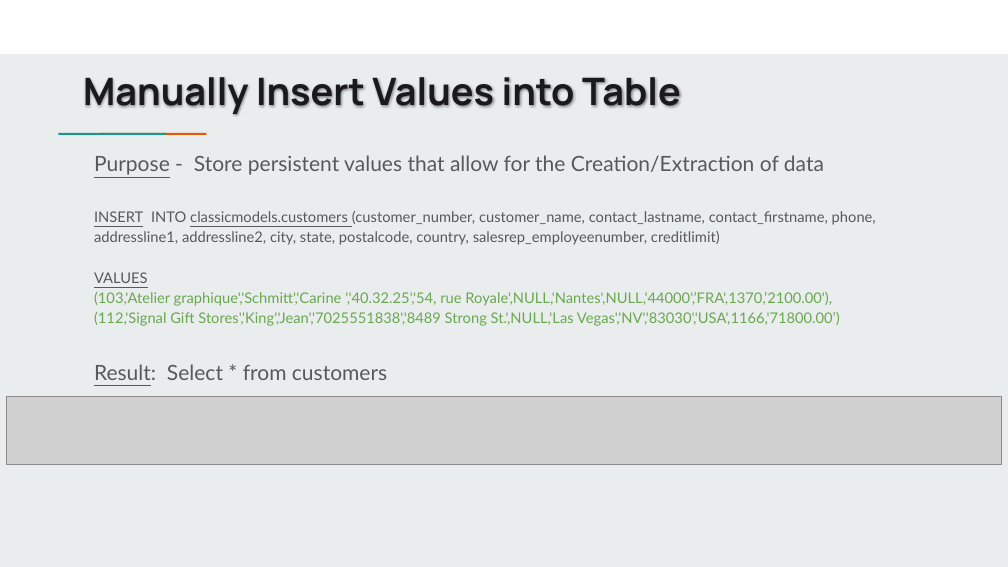
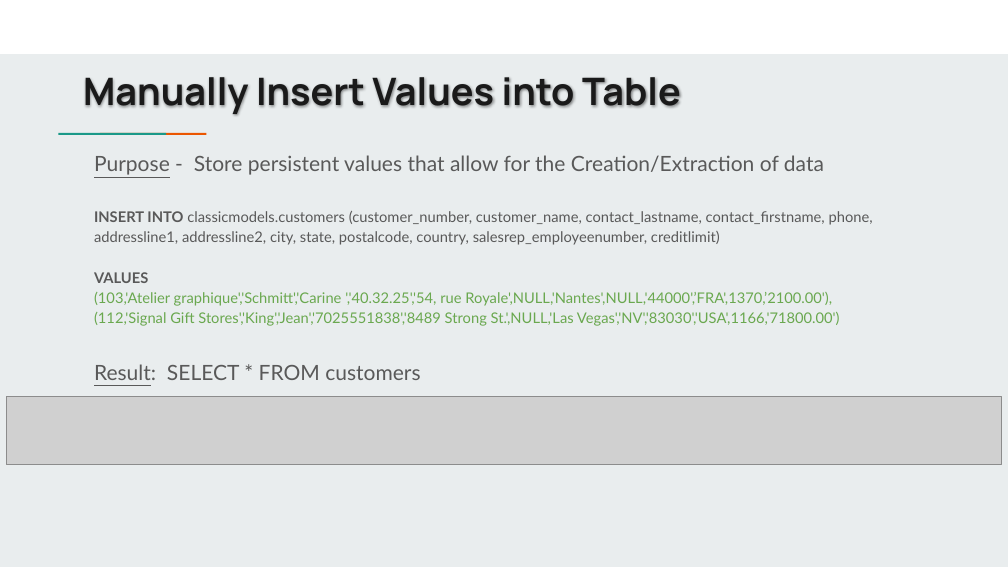
Before and after one commit to jbergmann56/OSDA-DataManipulationAndManagement, a slide deck: slide 9 of Lectures/(3) Extracting & Storing Data.pptx. Drawn at 1008x567 pixels with LibreOffice and Linux fonts; fonts in the diff are those of the drawing; grey boxes stand for pictures. Boxes give left, top, right and bottom in pixels: in the first picture for what was removed or moved away, otherwise in the second. Text is boxed around its words. In the diff, an @@ line names an element or a change of style, - is before the commit and + after.

Commit message:
class update 10.27.21

```diff
--- a/Lectures/(3) Extracting & Storing Data.pptx
+++ b/Lectures/(3) Extracting & Storing Data.pptx
@@ text at [94, 211, 873, 283]: bold on in "INSERT INTO", "VALUES"; underline off in "INSERT classicmodels.customers", "VALUES" @@
@@ text at [94, 312, 840, 380]: text changed @@
-(112,'Signal Gift Stores','King','Jean','7025551838','8489 Strong St.',NULL,'Las Vegas','NV','83030','USA',1166,'71800.00’)
-Result: Select * from customers
+(112,'Signal Gift Stores','King','Jean','7025551838','8489 Strong St.',NULL,'Las Vegas','NV','83030','USA',1166,'71800.00')
+Result: SELECT * FROM customers
```
Also in this commit, not shown: 9 other slides changed, 15 other files.
